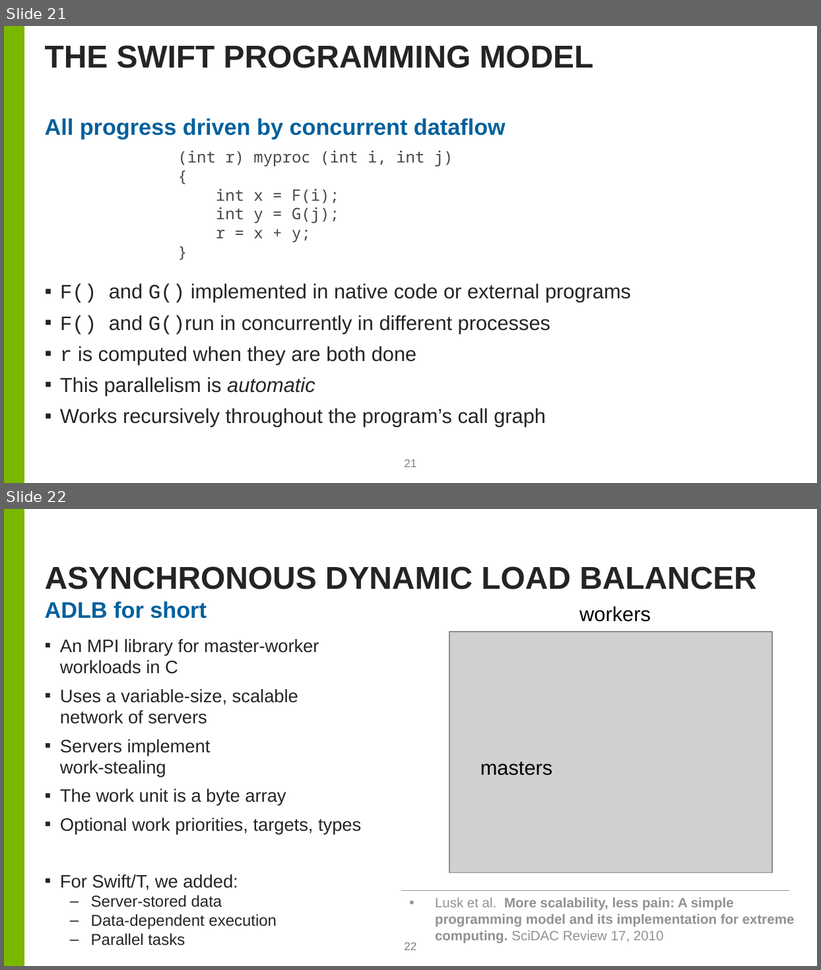
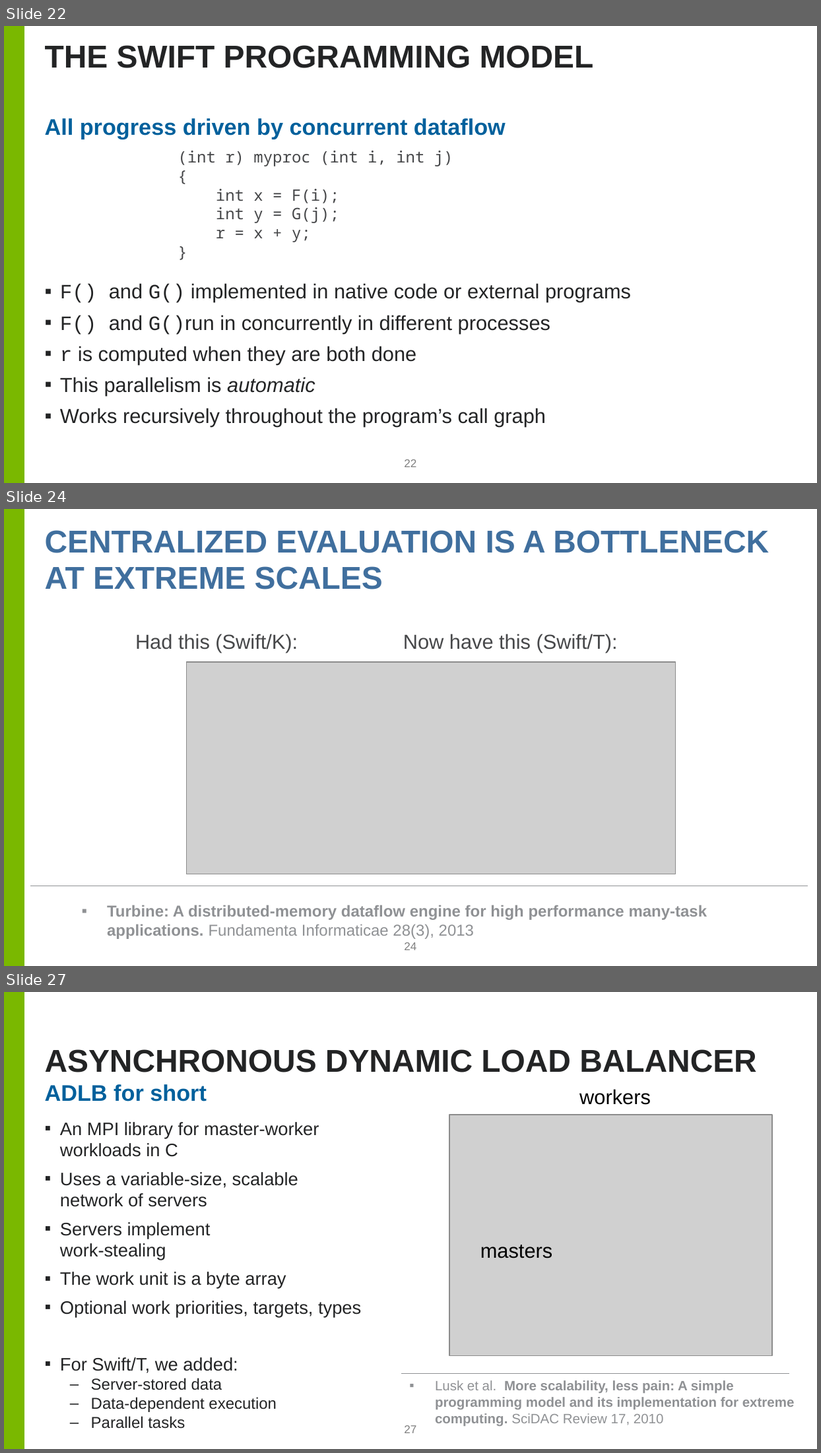
Before and after one commit to ECP-CANDLE/Tutorials, a slide deck: 2019/ECP/06.HPO/hpo.pptx. Shown one above the other, each under a label of ours: slides 21 and 22 before the commit, slides 22, 24 and 27 after it; the slides between them are not shown. The pictures are 821x970 and 821x1453 pixels, drawn with LibreOffice and Linux fonts; fonts in the diff are those of the drawing; grey boxes stand for pictures; background and template pictures are left out. Boxes give left, top, right and bottom in pixels: in the first picture for what was removed or moved away, otherwise in the second. Text is boxed around its words. In the diff, an @@ line names an element or a change of style, - is before the commit and + after.

```diff
--- a/2019/ECP/06.HPO/hpo.pptx
+++ b/2019/ECP/06.HPO/hpo.pptx
@@ slide 24 added at [4,509,817,966], background #FFFFFF; not listed: 1 template element that a slide beside it also shows @@
@@ title added at [45,530,769,590], 28 pt, text #406F9E, bold @@
+CENTRALIZED EVALUATION IS A BOTTLENECK
+AT EXTREME SCALES
@@ text added at [135,634,298,652], 18 pt, text #47484A @@
+Had this (Swift/K):
@@ text added at [403,634,618,652], 18 pt, text #47484A @@
+Now have this (Swift/T):
@@ picture added at [186,662,676,874] @@
@@ line added from (30, 887) to (808, 887), #8F9194 0.5 pt @@
@@ text added at [107,905,708,939], 14 pt, text #8F9194, bold @@
+▪ Turbine: A distributed-memory dataflow engine for high performance many-task applications. Fundamenta Informaticae 28(3), 2013
@@ page number added at [404,943,416,951], 10 pt, text #808080 @@
+24
@@ what was slide 21 is now slide 22 @@
@@ page number at [404,460,416,468]: text changed @@
-21
+22
@@ what was slide 22 is now slide 27 @@
@@ page number at [404,1426,416,1434]: text changed @@
-22
+27
```
Also in this commit, not shown: 5 slides changed, 4 other slides added, 3 slides removed.
